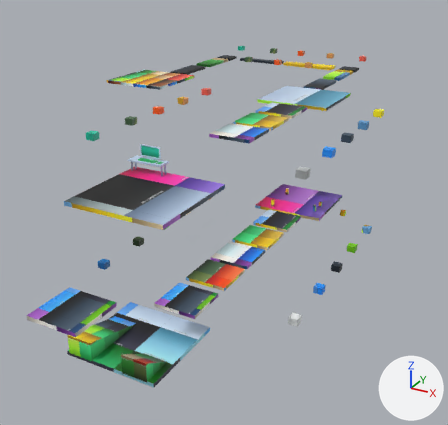
What one commit did to the glTF model public/models/third_person_blender_integrated/scene.glb.
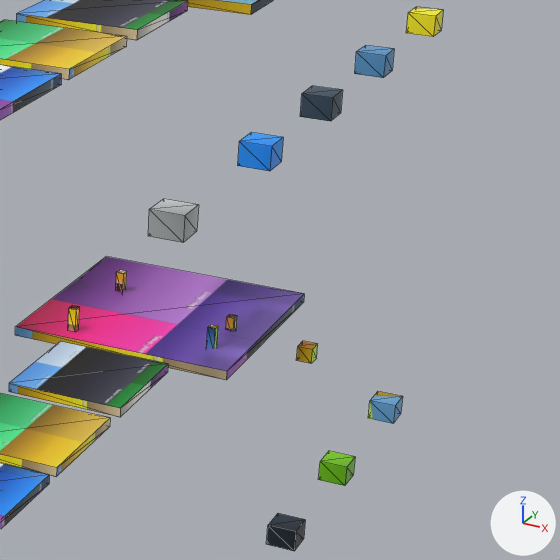
Each version appears first whole from a camera (50 mm lens) standing at (24.4, -62.6, 27.6) and looking at (-4.3, -10.3, 1.5), and next in a close-up on the part from 56% to 94% of the width and 25% to 65% of the height. The lights are fixed; the arrows at lower right show +X, +Y and +Z. The older version's two pictures come first. The close-ups show mesh edges as thin lines. Where no turn or scale is listed for an object, it has been applied to the vertices. Vertices at exactly the same position are counted once.

In view in the first close-up: 'platform_move_2', 'platform_move_2.001', 'platform_move_2.002', 'platform_move_2.005', 'platform_move_2.006', 'platform_move_2.007', 'static.002', 'static.006', 'static.019', 'static.022', 'static.023', 'static.024', 'static.025' and 8 more.
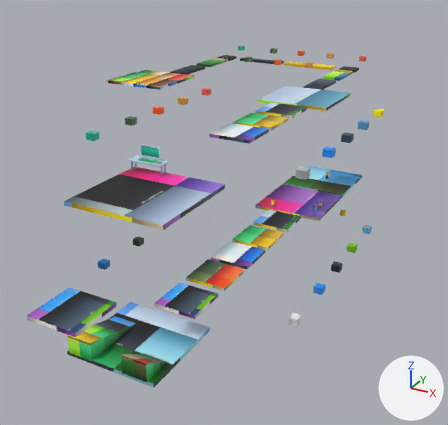
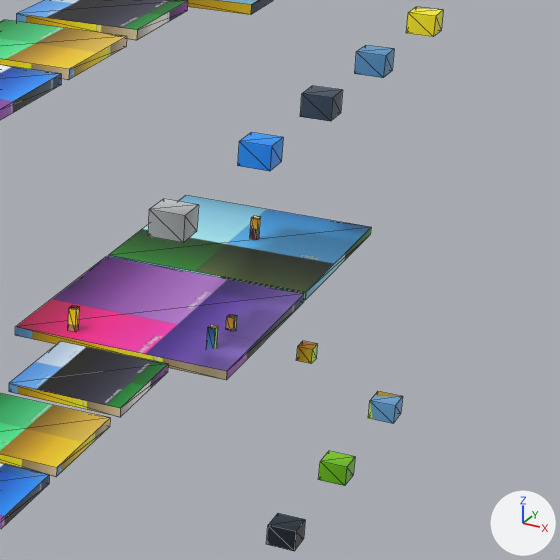
Where the change shows, as pixel boxes (x1, y1, x2, y2) in the close-ups (560 x 560 px):
'static.002', reshaped (23% wider, 49% taller)
    before: (15, 256, 304, 380)
    after: (15, 195, 371, 380)
'tutorial-guy-1', added
    after: (250, 216, 261, 240)
'static.006', deleted
    before: (116, 270, 127, 292)
part 1 of me_plane_056, added
    after: (108, 195, 371, 300)

Patch to the scene script:
```diff
--- a/public/models/third_person_blender_integrated/scene.glb.py
+++ b/public/models/third_person_blender_integrated/scene.glb.py
@@ me_plane_056 @@
 # used by ob_static_002; location = (0.0, 0.0, 0.0)
-me_plane_056.from_pydata(...)  # 8 vertices, 12 faces; spans x -3.84..3.84, y -3.84..3.84, z -0.32..0.0
+me_plane_056.from_pydata(...)  # 16 vertices, 24 faces; spans x -3.84..3.84, y -3.84..11.69, z -0.32..0.0
+# me_plane_056 part 1: a new loose piece, a box spanning x -3.84..3.84, y 4.01..11.69, z -0.32..0.0, in mat_material (picture img_palette_texture)
 me_plane_056.materials.append(mat_material)
@@ me_plane_002 @@
+me_plane_002.from_pydata(...)  # a box spanning x -0.138..0.138, y -0.138..0.138, z 0.06..0.888
+me_plane_002.materials.append(mat_material)  # picture img_palette_texture
@@ ob_static_006 @@
-ob_static_006 = bpy.data.objects.new('static.006', me_plane_060)
-ob_static_006.location = (0.0, 0.0, 0.0)
@@ ob_tutorial_guy_1 @@
+ob_tutorial_guy_1 = bpy.data.objects.new('tutorial-guy-1', me_plane_002)
+ob_tutorial_guy_1.location = (0.38, 8.16, 0.02)
```
